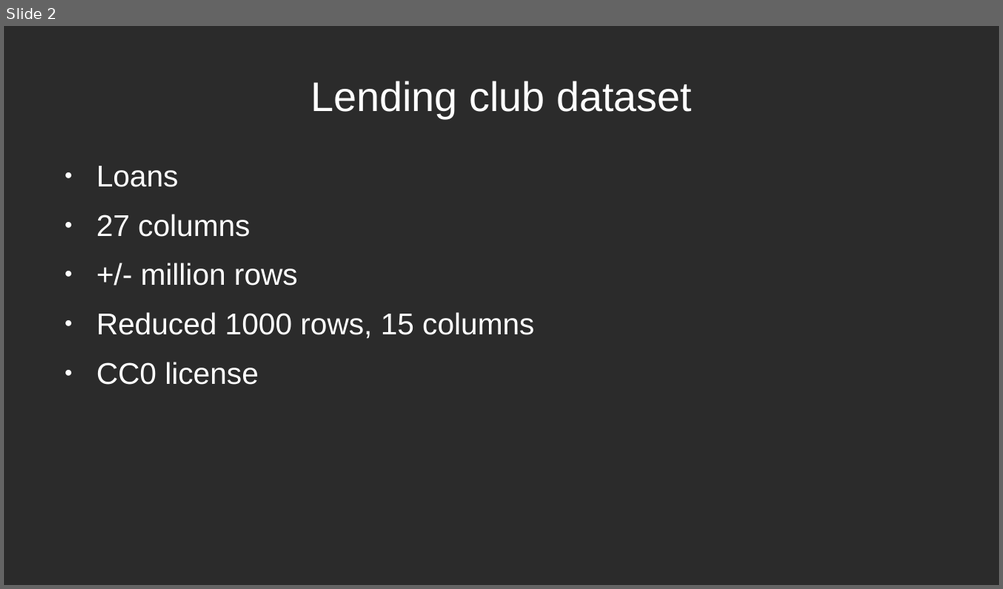
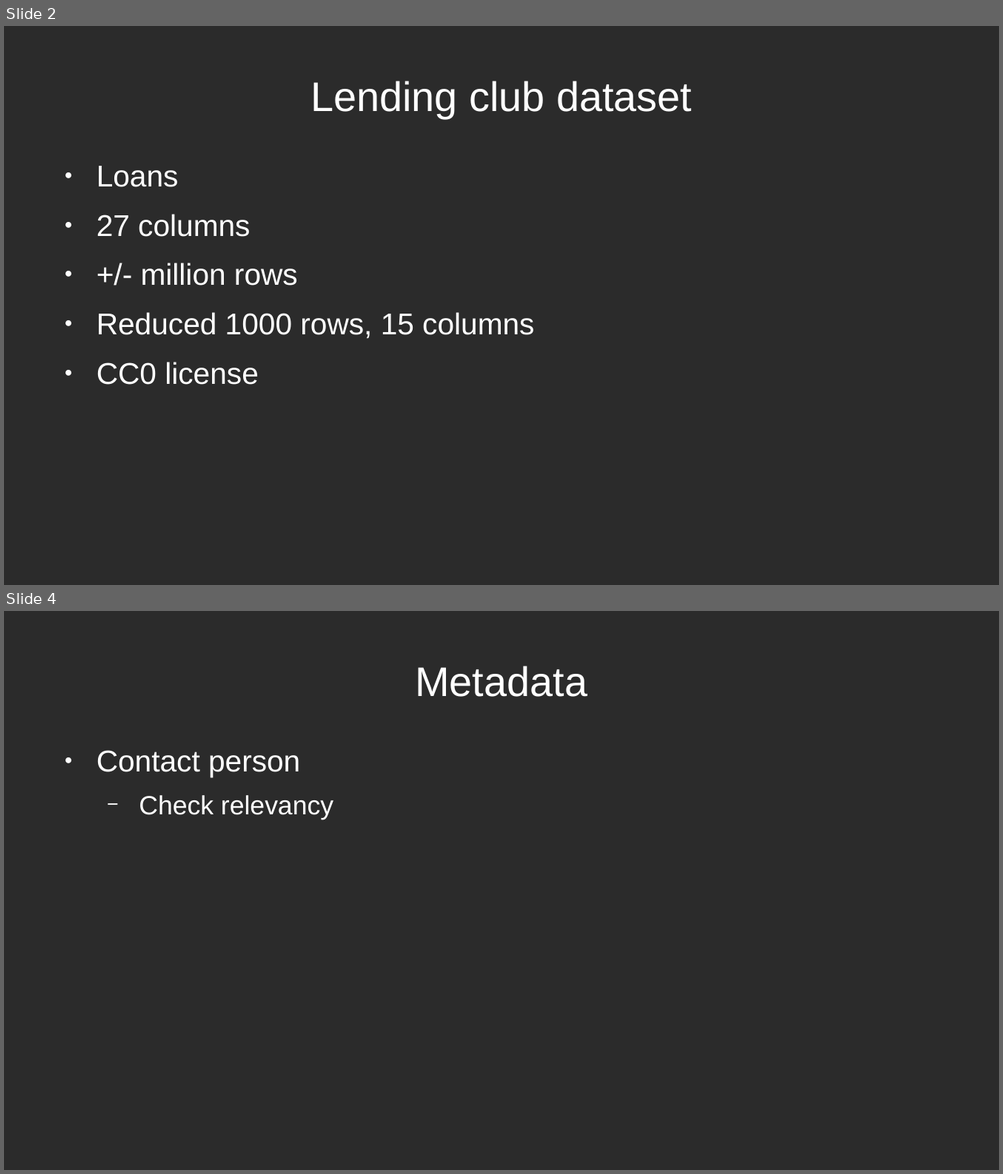
Before and after one commit to KionaB/FAIRscripts, a slide deck: ProjectPresentation.odp. Shown one above the other, each under a label of ours: slide 2 before the commit, slides 2 and 4 after it; the slides between them are not shown. The pictures are 1003x589 and 1003x1174 pixels, drawn with LibreOffice and Linux fonts; fonts in the diff are those of the drawing; background and template pictures are left out; a plain dark background stands for a picture behind light text. Boxes give left, top, right and bottom in pixels: in the first picture for what was removed or moved away, otherwise in the second. Text is boxed around its words. In the diff, an @@ line names an element or a change of style, - is before the commit and + after.

```diff
--- a/ProjectPresentation.odp
+++ b/ProjectPresentation.odp
@@ slide 4 added at bbox=[4, 611, 999, 1170], background picture (left out) @@
@@ title added at bbox=[415, 666, 587, 697], 33 pt, text #FFFFFF @@
+Metadata
@@ text added at bbox=[96, 750, 333, 820], 21 pt, text #FFFFFF @@
+● Contact person
+  − Check relevancy
```
Also in this commit, not shown: 2 slides changed, 3 other slides added, 1 other file.
